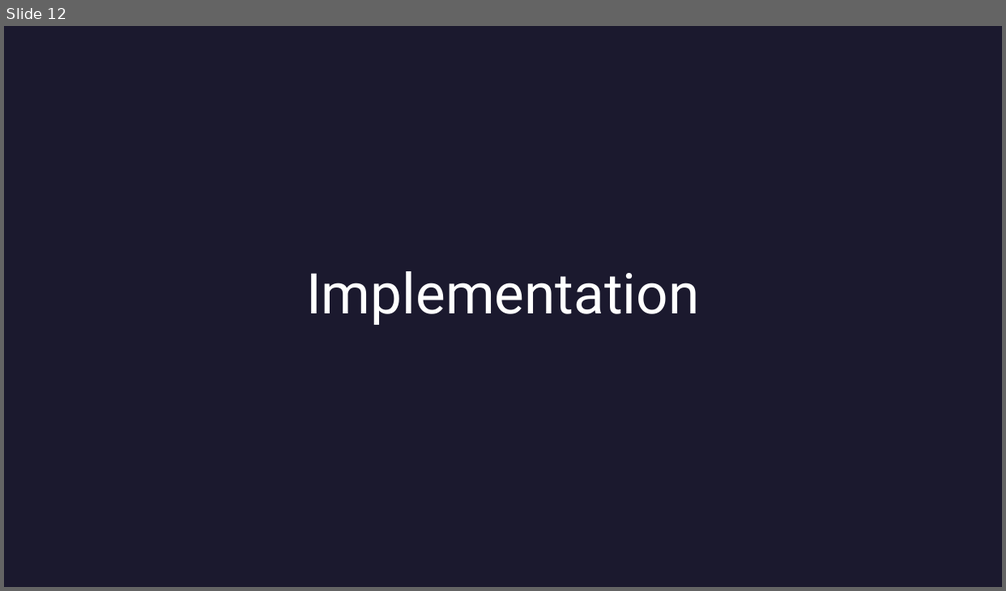
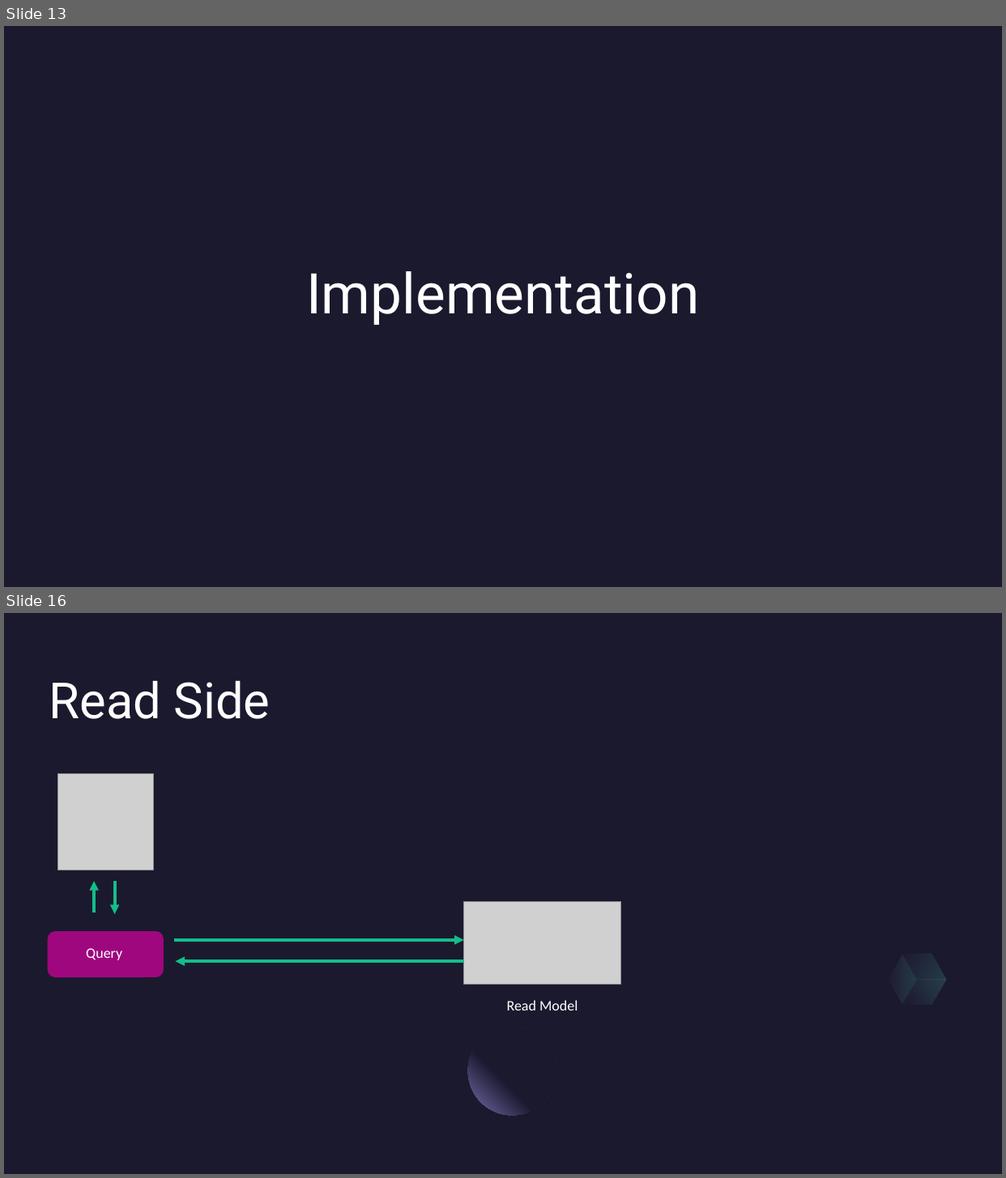
Before and after one commit to reyno120/event-sourcing-in-azure, a slide deck: DDD & Event Sourcing.pptx. Shown one above the other, each under a label of ours: slide 12 before the commit, slides 13 and 16 after it; the slides between them are not shown. The pictures are 1006x591 and 1006x1178 pixels, drawn with LibreOffice and Linux fonts; fonts in the diff are those of the drawing; grey boxes stand for pictures; background and template pictures are left out. Boxes give left, top, right and bottom in pixels: in the first picture for what was removed or moved away, otherwise in the second. Text is boxed around its words. In the diff, an @@ line names an element or a change of style, - is before the commit and + after.

```diff
--- a/DDD & Event Sourcing.pptx
+++ b/DDD & Event Sourcing.pptx
@@ slide 16 added at (4, 613, 1002, 1174), background #1B192E @@
@@ text added at (49, 680, 270, 719), 48 pt, text #FFFFFF @@
+Read Side
@@ picture added at (58, 774, 154, 870) @@
@@ arrow added from (94, 913) to (94, 881), #13BE89 3 pt @@
@@ arrow added from (115, 881) to (115, 914), #13BE89 3 pt @@
@@ picture added at (463, 902, 621, 985) @@
@@ rounded rectangle added at (48, 931, 164, 977), fill #9F087E @@
@@ text added at (86, 948, 122, 960), 14 pt, text #FFFFFF @@
+Query
@@ arrow added from (174, 940) to (463, 940), #13BE89 3 pt @@
@@ freeform shape added at (895, 941, 954, 993), fill gradient #2C284A to #5BEFC1 @@
@@ arrow added from (463, 962) to (176, 962), #13BE89 3 pt @@
@@ freeform shape added at (881, 954, 924, 1005), fill gradient #2C284A to #5BEFC1 @@
@@ freeform shape added at (902, 967, 946, 1018), fill gradient #2C284A to #5BEFC1 @@
@@ text added at (507, 1000, 577, 1011), 14 pt, text #FFFFFF @@
+Read Model
@@ ellipse added at (468, 1027, 556, 1115), fill gradient #1B192E to #7771B2 @@
@@ what was slide 12 is now slide 13 @@
```
Also in this commit, not shown: 2 slides changed, 5 other slides added, 4 slides removed.
